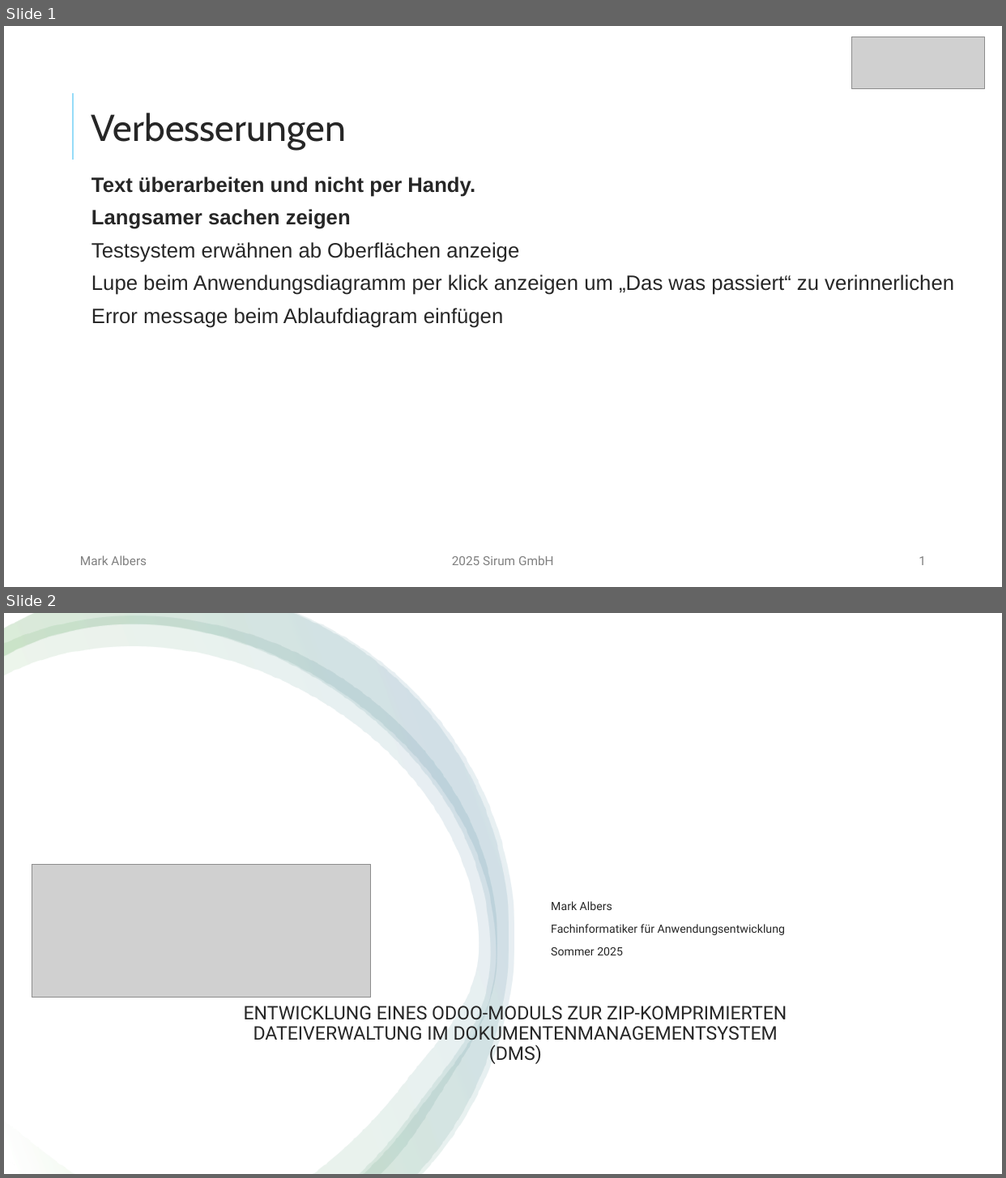
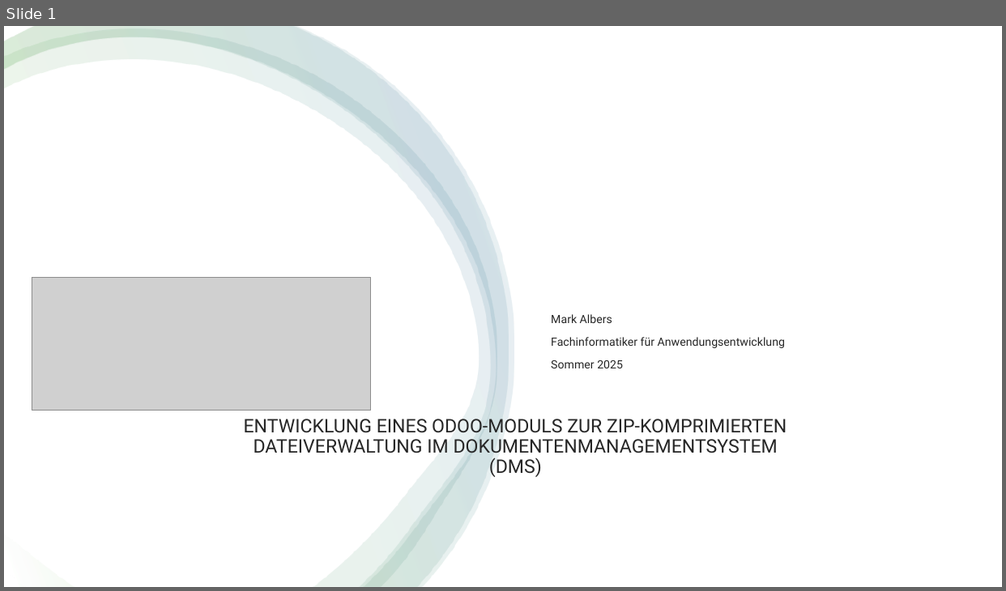
Before and after one commit to mork02/IHK-Projekt, a slide deck: Präsentation/Entwicklung eines Odoo-Moduls zur ZIP-komprimierten Dateiverwaltung im Dokumentenmanagementsystem.pptx. Shown one above the other, each under a label of ours: slides 1 and 2 before the commit, slide 1 after it. The pictures are 1006x1178 and 1006x591 pixels, drawn with LibreOffice and Linux fonts; fonts in the diff are those of the drawing; grey boxes stand for pictures. Boxes give left, top, right and bottom in pixels: in the first picture for what was removed or moved away, otherwise in the second. Text is boxed around its words. In the diff, an @@ line names an element or a change of style, - is before the commit and + after.

```diff
--- a/Präsentation/Entwicklung eines Odoo-Moduls zur ZIP-komprimierten Dateiverwaltung im Dokumentenmanagementsystem.pptx
+++ b/Präsentation/Entwicklung eines Odoo-Moduls zur ZIP-komprimierten Dateiverwaltung im Dokumentenmanagementsystem.pptx
@@ slide 1 removed at [4,26,1002,587], background #FFFFFF @@
@@ picture removed at [852,37,985,89] @@
@@ line removed from (73, 93) to (73, 160) @@
@@ title removed at [91,113,346,150] @@
-Verbesserungen
@@ text removed at [91,177,954,328] @@
-Text überarbeiten und nicht per Handy.
-Langsamer sachen zeigen
-Testsystem erwähnen ab Oberflächen anzeige
-Lupe beim Anwendungsdiagramm per klick anzeigen um „Das was passiert“ zu verinnerlichen
-Error message beim Ablaufdiagram einfügen
@@ text removed at [80,556,147,565] @@
-Mark Albers
@@ text removed at [452,556,554,565] @@
-2025 Sirum GmbH
@@ page number removed at [918,557,926,565] @@
-1
@@ what was slide 2 is now slide 1 @@
```
Also in this commit, not shown: 6 slides changed, 1 other file.
